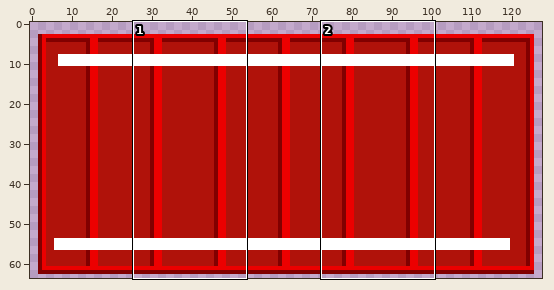
Edited in one commit: pixel-art file (sources/crate.ase). Above: a wide view before the commit, with the close-up outlined.
Close-up. First the earlier version:
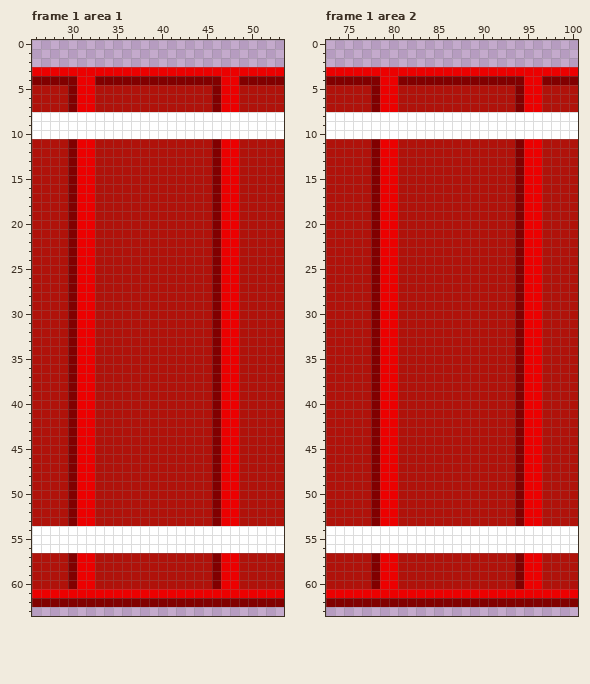
128x64 pixels, 2 frames. Shown: frame 1 area 1: x 26..53, y 0..63; frame 1 area 2: x 73..100, y 0..63.
The result:
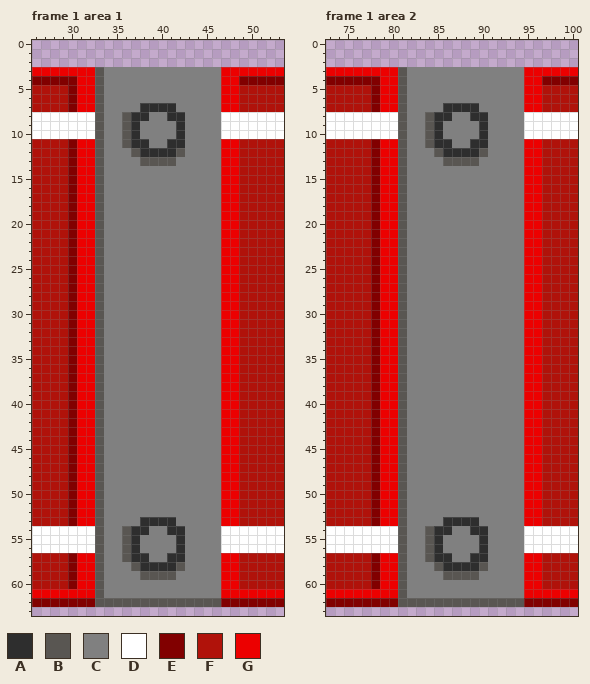
Palette (. is transparent): A #2e2e2e  B #595652  C #808080  D #ffffff  E #810000  F #b0120a  G #ec0000
Log entry: can destroy crates
Edits made:
layer "Layer 2" added
Changed rows in their new state; - is an unchanged pixel.
Frame 1 area 1, layer "Layer 2":
first column x 33:
 3 BCCCCCCCCCCCCC
 4 BCCCCCCCCCCCCC
 5 BCCCCCCCCCCCCC
 6 BCCCCCCCCCCCCC
 7 BCCCCAAAACCCCC
 8 BCCBAACCAACCCC
 9 BCCBACCCCACCCC
10 BCCBACCCCACCCC
11 BCCBAACCAACCCC
12 BCCCBAAAABCCCC
13 BCCCCBBBBCCCCC
14 BCCCCCCCCCCCCC
15 BCCCCCCCCCCCCC
16 BCCCCCCCCCCCCC
17 BCCCCCCCCCCCCC
18 BCCCCCCCCCCCCC
19 BCCCCCCCCCCCCC
20 BCCCCCCCCCCCCC
21 BCCCCCCCCCCCCC
22 BCCCCCCCCCCCCC
23 BCCCCCCCCCCCCC
24 BCCCCCCCCCCCCC
25 BCCCCCCCCCCCCC
26 BCCCCCCCCCCCCC
27 BCCCCCCCCCCCCC
28 BCCCCCCCCCCCCC
29 BCCCCCCCCCCCCC
30 BCCCCCCCCCCCCC
31 BCCCCCCCCCCCCC
32 BCCCCCCCCCCCCC
33 BCCCCCCCCCCCCC
34 BCCCCCCCCCCCCC
35 BCCCCCCCCCCCCC
36 BCCCCCCCCCCCCC
37 BCCCCCCCCCCCCC
38 BCCCCCCCCCCCCC
39 BCCCCCCCCCCCCC
40 BCCCCCCCCCCCCC
41 BCCCCCCCCCCCCC
42 BCCCCCCCCCCCCC
43 BCCCCCCCCCCCCC
44 BCCCCCCCCCCCCC
45 BCCCCCCCCCCCCC
46 BCCCCCCCCCCCCC
47 BCCCCCCCCCCCCC
48 BCCCCCCCCCCCCC
49 BCCCCCCCCCCCCC
50 BCCCCCCCCCCCCC
51 BCCCCCCCCCCCCC
52 BCCCCCCCCCCCCC
53 BCCCCAAAACCCCC
54 BCCBAACCAACCCC
55 BCCBACCCCACCCC
56 BCCBACCCCACCCC
57 BCCBAACCAACCCC
58 BCCCBAAAABCCCC
59 BCCCCBBBBCCCCC
60 BCCCCCCCCCCCCC
61 BCCCCCCCCCCCCC
62 BBBBBBBBBBBBBB
Frame 1 area 2, layer "Layer 2":
first column x 81:
 3 BCCCCCCCCCCCCC
 4 BCCCCCCCCCCCCC
 5 BCCCCCCCCCCCCC
 6 BCCCCCCCCCCCCC
 7 BCCCCAAAACCCCC
 8 BCCBAACCAACCCC
 9 BCCBACCCCACCCC
10 BCCBACCCCACCCC
11 BCCBAACCAACCCC
12 BCCCBAAAABCCCC
13 BCCCCBBBBCCCCC
14 BCCCCCCCCCCCCC
15 BCCCCCCCCCCCCC
16 BCCCCCCCCCCCCC
17 BCCCCCCCCCCCCC
18 BCCCCCCCCCCCCC
19 BCCCCCCCCCCCCC
20 BCCCCCCCCCCCCC
21 BCCCCCCCCCCCCC
22 BCCCCCCCCCCCCC
23 BCCCCCCCCCCCCC
24 BCCCCCCCCCCCCC
25 BCCCCCCCCCCCCC
26 BCCCCCCCCCCCCC
27 BCCCCCCCCCCCCC
28 BCCCCCCCCCCCCC
29 BCCCCCCCCCCCCC
30 BCCCCCCCCCCCCC
31 BCCCCCCCCCCCCC
32 BCCCCCCCCCCCCC
33 BCCCCCCCCCCCCC
34 BCCCCCCCCCCCCC
35 BCCCCCCCCCCCCC
36 BCCCCCCCCCCCCC
37 BCCCCCCCCCCCCC
38 BCCCCCCCCCCCCC
39 BCCCCCCCCCCCCC
40 BCCCCCCCCCCCCC
41 BCCCCCCCCCCCCC
42 BCCCCCCCCCCCCC
43 BCCCCCCCCCCCCC
44 BCCCCCCCCCCCCC
45 BCCCCCCCCCCCCC
46 BCCCCCCCCCCCCC
47 BCCCCCCCCCCCCC
48 BCCCCCCCCCCCCC
49 BCCCCCCCCCCCCC
50 BCCCCCCCCCCCCC
51 BCCCCCCCCCCCCC
52 BCCCCCCCCCCCCC
53 BCCCCAAAACCCCC
54 BCCBAACCAACCCC
55 BCCBACCCCACCCC
56 BCCBACCCCACCCC
57 BCCBAACCAACCCC
58 BCCCBAAAABCCCC
59 BCCCCBBBBCCCCC
60 BCCCCCCCCCCCCC
61 BCCCCCCCCCCCCC
62 BBBBBBBBBBBBBB
Where, in picture pixels (left, top, right, bottom), the same in both close-ups:
changed: (95, 67, 221, 607)
changed: (398, 67, 524, 607)
